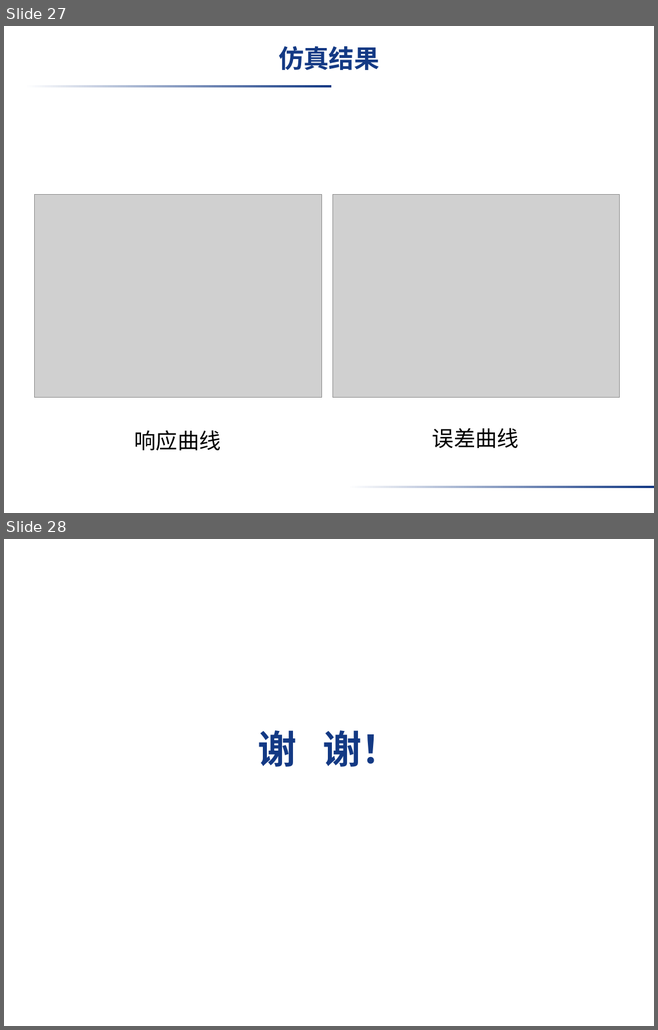
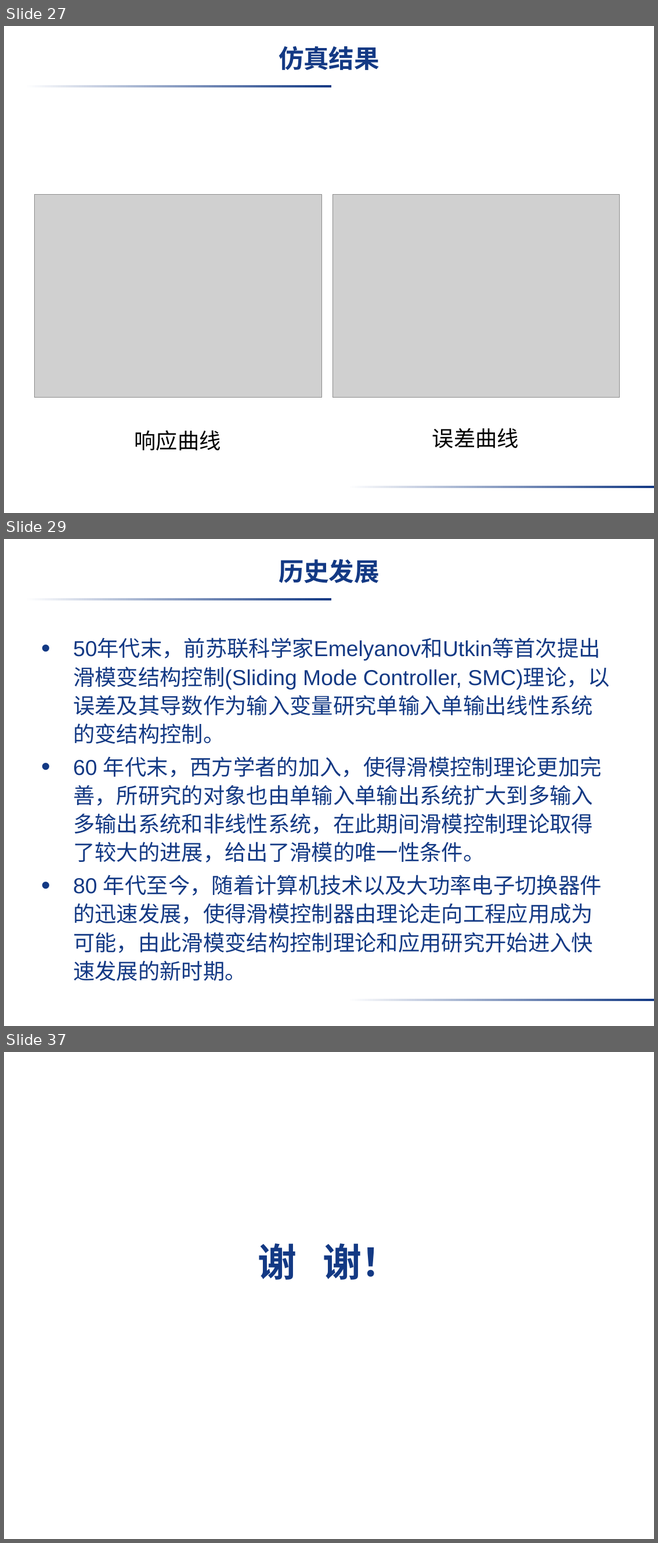
Before and after one commit to liujimu/fuzzy_control_homework, a slide deck: 第一次作业_刘继沐.pptx. Shown one above the other, each under a label of ours: slides 27 and 28 before the commit, slides 27, 29 and 37 after it; the slides between them are not shown. The pictures are 658x1030 and 658x1543 pixels, drawn with LibreOffice and Linux fonts; fonts in the diff are those of the drawing; grey boxes stand for pictures; background and template pictures are left out. Boxes give left, top, right and bottom in pixels: in the first picture for what was removed or moved away, otherwise in the second. Text is boxed around its words. In the diff, an @@ line names an element or a change of style, - is before the commit and + after.

Commit message:
modify ppt

```diff
--- a/第一次作业_刘继沐.pptx
+++ b/第一次作业_刘继沐.pptx
@@ slide 29 added at <box>4,539,654,1026</box>, background picture (left out); not listed: 2 template elements that a slide beside it also shows @@
@@ title added at <box>278,559,379,583</box>, 28 pt, text #133984, bold @@
+历史发展
@@ text added at <box>73,639,610,981</box>, 24 pt, text #133984 @@
+• 50年代末，前苏联科学家Emelyanov和Utkin等首次提出滑模变结构控制(Sliding Mode Controller, SMC)理论，以误差及其导数作为输入变量研究单输入单输出线性系统的变结构控制。
+• 60 年代末，西方学者的加入，使得滑模控制理论更加完善，所研究的对象也由单输入单输出系统扩大到多输入多输出系统和非线性系统，在此期间滑模控制理论取得了较大的进展，给出了滑模的唯一性条件。
+• 80 年代至今，随着计算机技术以及大功率电子切换器件的迅速发展，使得滑模控制器由理论走向工程应用成为可能，由此滑模变结构控制理论和应用研究开始进入快速发展的新时期。
@@ what was slide 28 is now slide 37 @@
```
Also in this commit, not shown: 8 other slides added, 1 other file.
